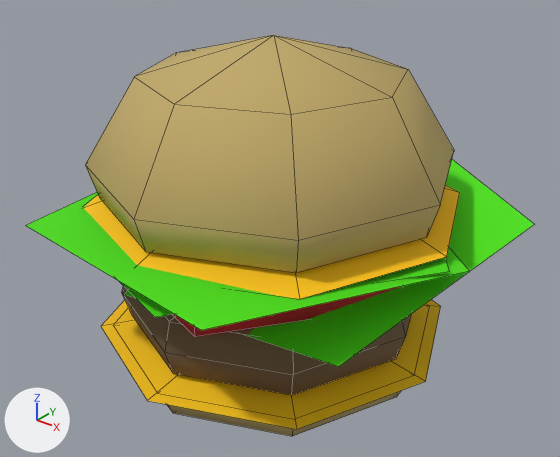
What one commit did to the FBX model Assets/Assets/Environment/AssetsBasura/BasuraBurguer.FBX.
Camera for both pictures: a 50 mm camera at (0.488, -0.636, 0.363) aimed at (-0.006, -0.019, -0.019). Lighting does not change. The marker at lower left points along +X, +Y and +Z. Mesh edges are drawn as thin lines. Where no turn or scale is listed for an object, it has been applied to the vertices.
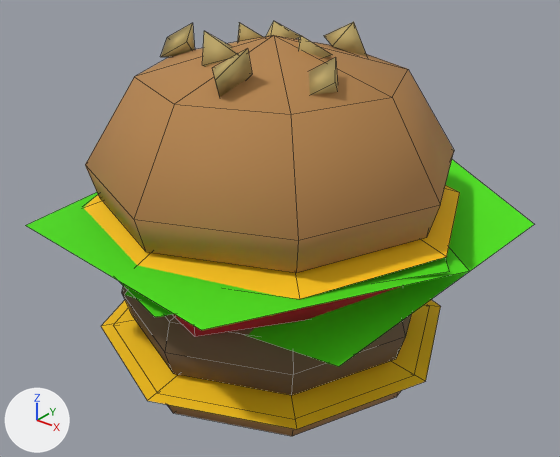
Location of each change, (x1, y1, x2, y2) in pixels of the pictures (560 x 457 px):
'Object015', reshaped: before (26, 35, 534, 436); after (26, 21, 534, 436)
part 1 of me_mesh, added (yellow): after (161, 21, 367, 97)
part 2 of me_mesh, surface changed (yellow to brown): (85, 35, 454, 436) in both

What the commit changed:
me_mesh is used by ob_object015; location (0.0, 0.0, 0.0).
me_mesh had 113 vertices, 114 faces and spanned x -0.233..0.233, y -0.262..0.262, z -0.195..0.195.
me_mesh now has 153 vertices, 154 faces and spans x -0.233..0.233, y -0.262..0.262, z -0.195..0.203.
Part 1, on me_mesh:
40 vertices are added at x -0.18..0.096, y -0.142..0.116, z 0.15..0.203.
40 new faces join them.
me_mesh part 2: 56 kept faces spanning x -0.221..0.185, y -0.218..0.189, z -0.195..0.195 get new texture (UV) coordinates.
